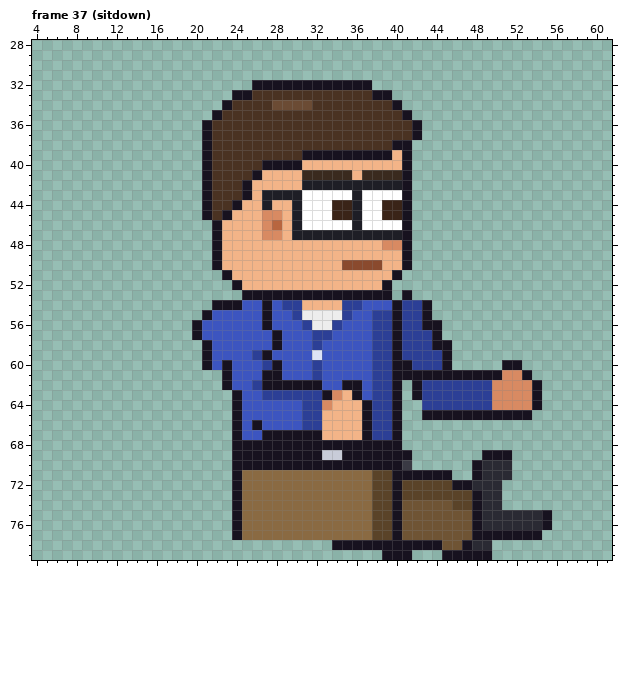
Edited in one commit: pixel-art file (sprites/staff/office_dan_right_anim.aseprite). Above, as it was before the edit.
64x80 pixels, 129 frames. Shown: frame 37 (sitdown): x 4..61, y 28..79. The commit also changed other frames, which this record leaves out.
New version:
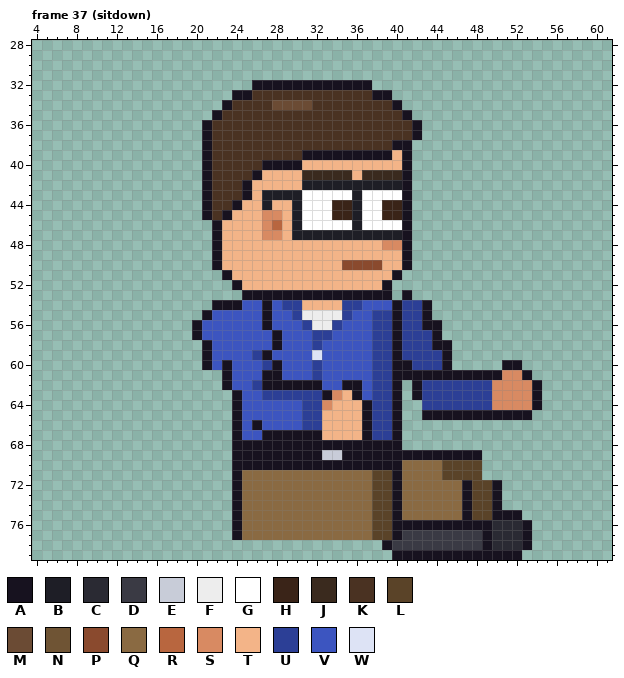
Palette (. is transparent): A #17121f  B #1e1e26  C #2a2a33  D #3a3a44  E #c8ccd8  F #ededed  G #ffffff  H #3a2418  J #3a2a1e  K #4a3222  L #5a4328  M #6b4b34  N #6f5434  P #8a4a2e  Q #8a6a42  R #b8663f  S #d88a62  T #f3b488  U #2c3f96  V #3c55c0  W #dde3f5
Changes in this commit:
--- frame 37 (sitdown), layers "Pants", "Shoes"
@@ x 32..57 @@
 68 AAAAAAAAA.................
-69 AEEAAAAAAA.......AAA......
-70 AAAAAAAAAD......ACCC......
-71 QQQQQQLLAAAAAA..ACCC......
-72 QQQQQQLLALLLLLAACCC.......
-73 QQQQQQLLALLLLLLLACC.......
-74 QQQQQQLLANNNNNLLACC.......
-75 QQQQQQLLANNNNNNNACCCCCCA..
-76 QQQQQQLLANNNNNNNACCCCCCA..
-77 QQQQQQLLANNNNNNNAAAAAAA...
-78 ..AAAAAAAAAAANNACC........
-79 .......AAA...AAAAA........
+69 AEEAAAAAAAAAAAAAA.........
+70 AAAAAAAAAQQQQLLLL.........
+71 QQQQQQLLAQQQQLLLL.........
+72 QQQQQQLLAQQQQQQALLA.......
+73 QQQQQQLLAQQQQQQALLA.......
+74 QQQQQQLLAQQQQQQALLA.......
+75 QQQQQQLLAQQQQQQALLAAA.....
+76 QQQQQQLLAAAAAAAAAACCCA....
+77 QQQQQQLLADDDDDDDDACCCA....
+78 .......ADDDDDDDDDACCCA....
+79 ........AAAAAAAAAAAAA.....
Boxes around the changes in both pictures, in picture pixels (x1, y1, x2, y2):
changed: (332, 450, 552, 560)
